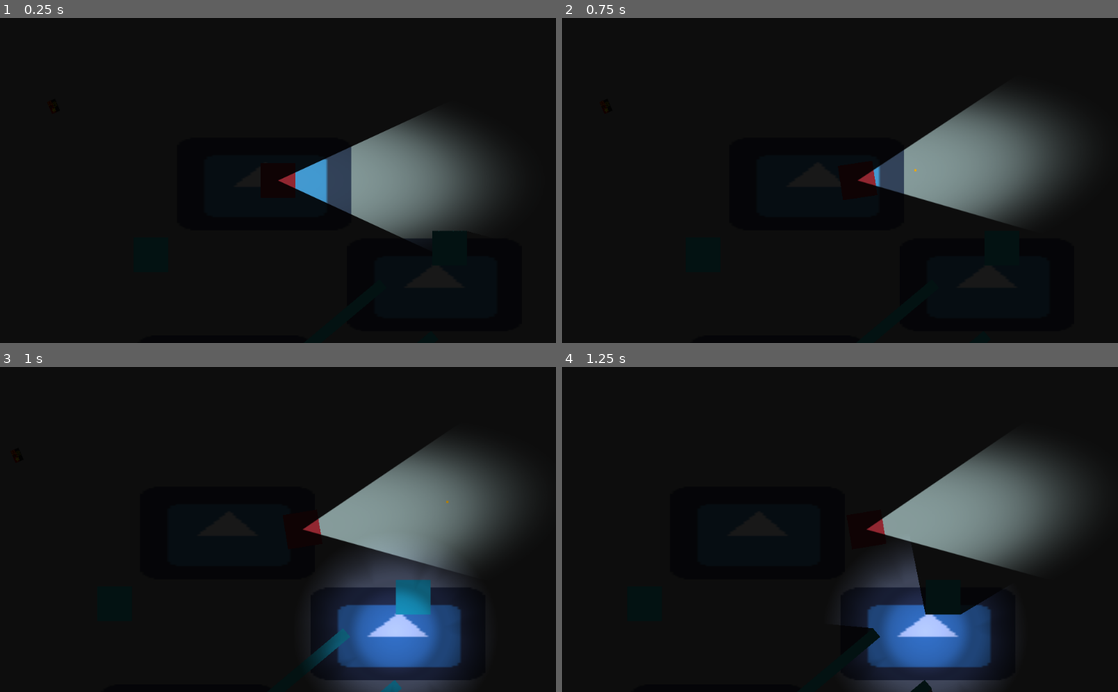
Above: before the commit, frames 1-4 (two rows, left to right).
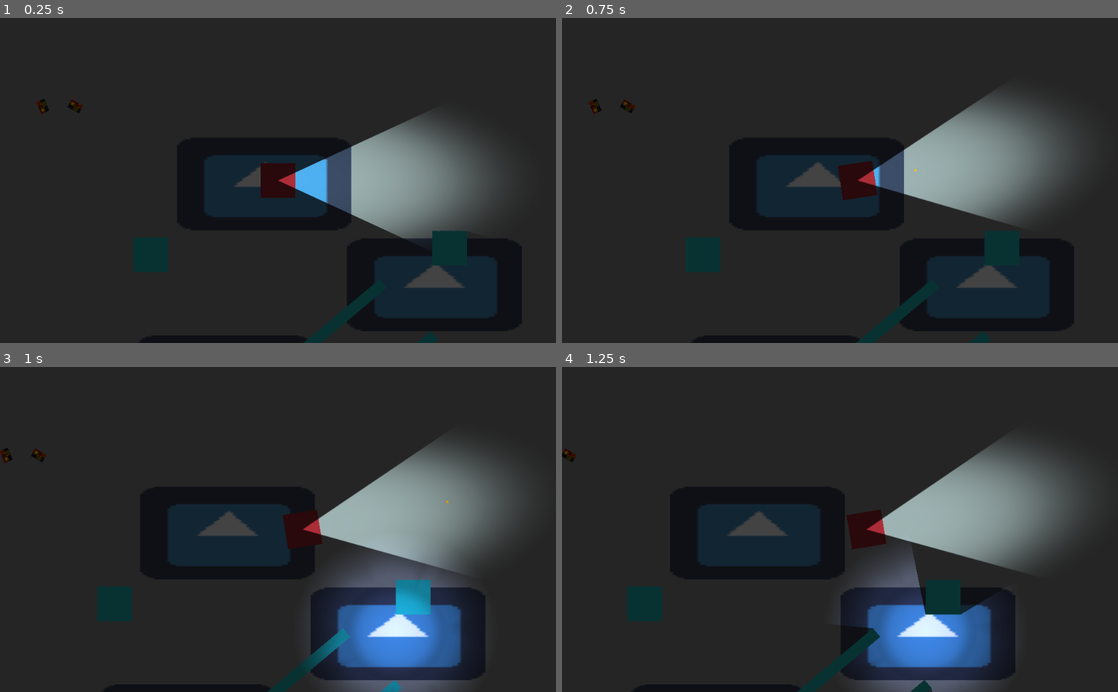
Above: after the commit, the same moments.

Repository: ghfox/overheadpoc
Game: Godot game, scene res://Scn/Room.tscn
Same seed, same stepped clock (60 frames per second), same inputs: the game is played once before the commit and once after it. The engine's default icon, where the game draws it, is replaced by a stand-in: a white triangle on a blue panel in a dark square.
Inputs (mouse positions are in pixels of both pictures, inside the frame that each line leads up to):
- Up to frame 1 (0.25 s): no input
- Up to frame 2 (0.75 s): tap Enter at 0.5 s; move the mouse to (962, 164) at 0.52 s; hold D from 0.53 s (still down); click (962, 164) at 0.6 s
- Up to frame 3 (1 s): keep holding D
- Up to frame 4 (1.25 s): keep holding D

The runs differ from the first frame. In frame 1, 10% of the frame differs, in the area x 6-90%, y 24-100%; in frame 2, 10%; in frame 3, 11%; in frame 4, 11%, in the area x 0-78%, y 25-100%.

Commit message:
hilite nearest item pickup using outline shader

Diff:
--- a/Classes/Ammo.gd
+++ b/Classes/Ammo.gd
@@ -13,6 +13,7 @@
 	subtype = nsubtype
 	amount = namount
 	sprite = ItemStore.getAmmoSprite(cal,subtype)
+	normal = ItemStore.getAmmoNormal(cal,subtype)
 	radius = 32
 
 func _to_string():
--- a/Classes/Item.gd
+++ b/Classes/Item.gd
@@ -4,3 +4,4 @@
 
 var radius = 0
 var sprite = "res://Spr/sqr_red.png"
+var normal = null
--- a/Classes/ItemPickup.gd
+++ b/Classes/ItemPickup.gd
@@ -3,6 +3,7 @@
 class_name ItemPickup
 
 var item
+var spr
 
 func _init(newItem):
 	item = newItem
@@ -15,8 +16,16 @@
 	circ.set_radius(item.radius)
 	collider.set_shape(circ)
 	add_child(collider)
-	var spr = Sprite.new()
+	spr = Sprite.new()
 	spr.set_texture(load(item.sprite))
-	spr.normal_map = load("res://Spr/Items/boxNormal.png")
+	spr.normal_map = load(item.normal)
 	add_child(spr)
+	set_name("%s%s" % ["ItemPickup-",item])
+	add_to_group("Grabables", false)
 	pass
+
+func turnOnOutline():
+	spr.set_material(load("res://Shaders/outline.tres"))
+
+func turnOffOutline():
+	spr.set_material(null)
--- a/Scn/Player.tscn
+++ b/Scn/Player.tscn
@@ -43,3 +43,4 @@
 wait_time = 0.001
 one_shot = true
 [connection signal="area_entered" from="Detector" to="." method="_on_Detector_area_entered"]
+[connection signal="area_exited" from="Detector" to="." method="_on_Detector_area_exited"]
--- a/Scn/Room.tscn
+++ b/Scn/Room.tscn
@@ -68,7 +68,7 @@
 scale = Vector2( 0.379221, 0.370944 )
 
 [node name="CanvasModulate" type="CanvasModulate" parent="."]
-color = Color( 0.0980392, 0.0980392, 0.0980392, 1 )
+color = Color( 0.266667, 0.266667, 0.266667, 1 )
 
 [node name="LayerUnMod" type="CanvasLayer" parent="."]
 follow_viewport_enable = true
--- a/Scr/Player.gd
+++ b/Scr/Player.gd
@@ -8,9 +8,18 @@
 var reloading = false
 var reloader = null
 
+var canGrab = null
+
 func _ready():
 	Inventory.player = self
-	var new = ItemPickup.new(Ammo.new("9mm","fmj",10))
+
+	#ItemPick test garbage
+	var new
+	new = ItemPickup.new(Ammo.new("9mm","fmj",10))
+	new.position.x = -20
+	get_parent().call_deferred("add_child_below_node",self,new)
+	new = ItemPickup.new(Ammo.new("9mm","fmj",10))
+	new.position.x = 40
 	get_parent().call_deferred("add_child_below_node",self,new)
 
 func _process(_delta):
@@ -20,6 +29,8 @@
 	if(!reloading):
 		if(Input.get_action_strength(Controller.actionAttack) > 0.5):
 			attack()
+	if(canGrab != null):
+		updateGrabs()
 
 func attack():
 	if($Shottimer.time_left == 0):
@@ -68,4 +79,26 @@
 
 
 func _on_Detector_area_entered(area):
-		print(area.get_parent())
+	if(area.is_in_group("Grabables")):
+		area.add_to_group("GrabNows")
+	updateGrabs()
+
+func _on_Detector_area_exited(area):
+	if(area.is_in_group("Grabables")):
+		area.remove_from_group("GrabNows")
+
+func updateGrabs():
+	var nearest = null
+	var dist = 999
+	var tdist
+	for n in get_tree().get_nodes_in_group("GrabNows"):
+		tdist = position.distance_to(n.position)
+		if(dist > tdist):
+			dist = tdist
+			nearest = n
+	if(nearest != canGrab):
+		if(canGrab != null):
+			canGrab.turnOffOutline()
+		canGrab = nearest
+		if(canGrab != null):
+			canGrab.turnOnOutline()
--- /dev/null
+++ b/Shaders/outline.shader
@@ -0,0 +1,29 @@
+shader_type canvas_item;
+
+void fragment() {
+	vec4 col = texture(TEXTURE, UV);
+	vec2 ps = TEXTURE_PIXEL_SIZE;
+	float outline_width = 1.25;
+	vec4 outline_color = vec4(0,255,0,255);
+	float a;
+	float maxa = col.a;
+	float mina = col.a;
+
+	a = texture(TEXTURE, UV + vec2(0.0, -outline_width) * ps).a;
+	maxa = max(a, maxa);
+	mina = min(a, mina);
+
+	a = texture(TEXTURE, UV + vec2(0.0, outline_width) * ps).a;
+	maxa = max(a, maxa);
+	mina = min(a, mina);
+
+	a = texture(TEXTURE, UV + vec2(-outline_width, 0.0) * ps).a;
+	maxa = max(a, maxa);
+	mina = min(a, mina);
+
+	a = texture(TEXTURE, UV + vec2(outline_width, 0.0) * ps).a;
+	maxa = max(a, maxa);
+	mina = min(a, mina);
+
+	COLOR = mix(col, outline_color, maxa - mina);
+}
--- /dev/null
+++ b/Shaders/outline.tres
@@ -0,0 +1,6 @@
+[gd_resource type="ShaderMaterial" load_steps=2 format=2]
+
+[ext_resource path="res://Shaders/outline.shader" type="Shader" id=1]
+
+[resource]
+shader = ExtResource( 1 )
--- a/Singletons/ItemStore.gd
+++ b/Singletons/ItemStore.gd
@@ -25,13 +25,17 @@
 	var sprite = "%s%s" % [res,b[cal][subtype]["sprite"]]
 	return sprite
 
+func getAmmoNormal(cal,subtype):
+	var normal = "%s%s" % [res, "boxNormal.png"]
+	return normal
+
 var b = {
 	"9mm" : {
 		"fmj" : {
 			"dam" : 1,
 			"pen" : 40,
 			"spd" : 50,
-			"sprite" : "9mmfmjbox.png"
+			"sprite" : "9mmfmjbox.png",
 		},
 		"hp" : {
 			"dam" : 45,
